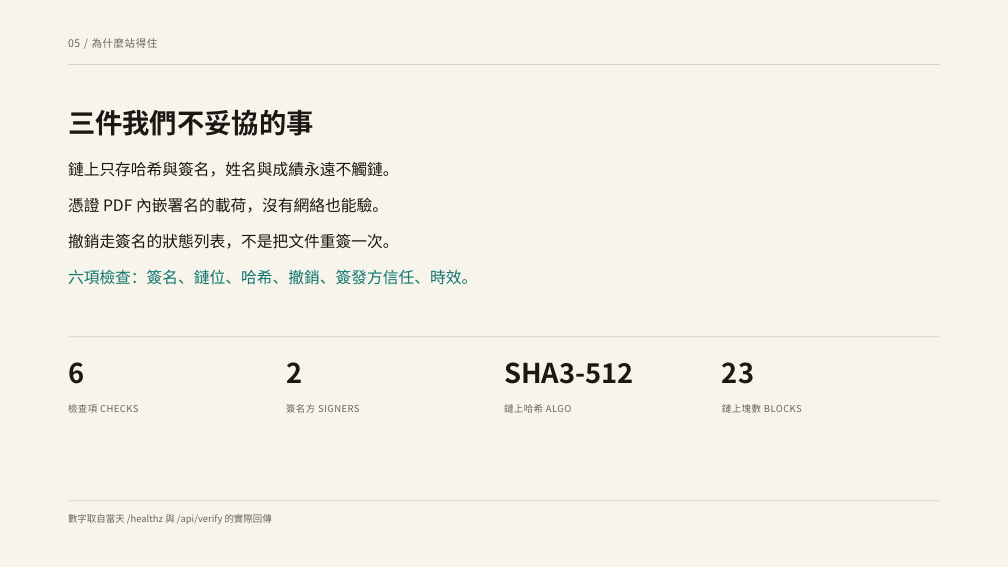
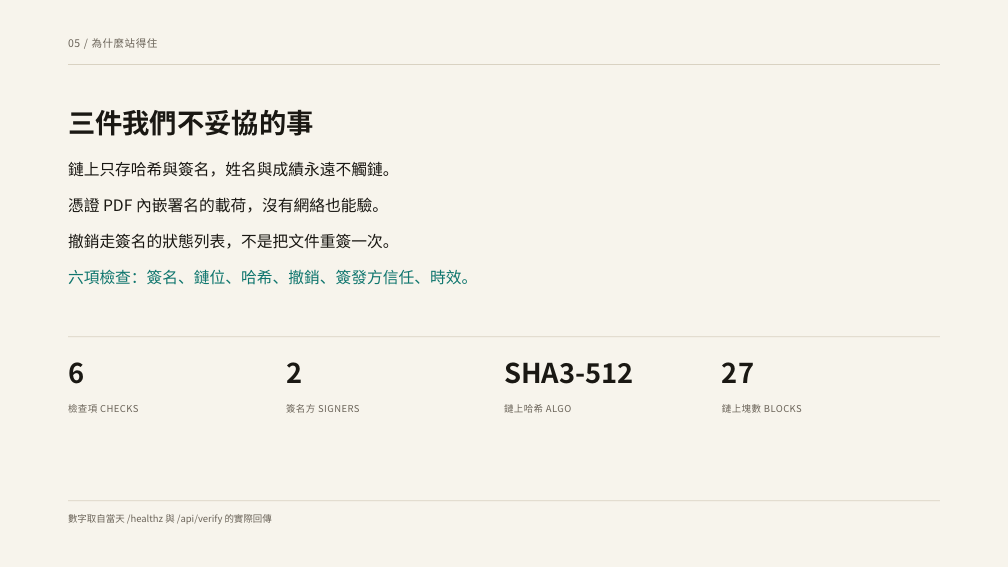
Before and after one commit to JohnnyYau/gef-mobile-credential-portal, a slide deck: slide 6 of P14-Showcase-Deck.pptx. Drawn at 1008x567 pixels with LibreOffice and Linux fonts; fonts in the diff are those of the drawing. Boxes give left, top, right and bottom in pixels: in the first picture for what was removed or moved away, otherwise in the second. Text is boxed around its words. In the diff, an @@ line names an element or a change of style, - is before the commit and + after.

```diff
--- a/P14-Showcase-Deck.pptx
+++ b/P14-Showcase-Deck.pptx
@@ text at (722,362,754,383): text changed @@
-23
+27
```
Also in this commit, not shown: 2 other slides changed, 31 other files.
